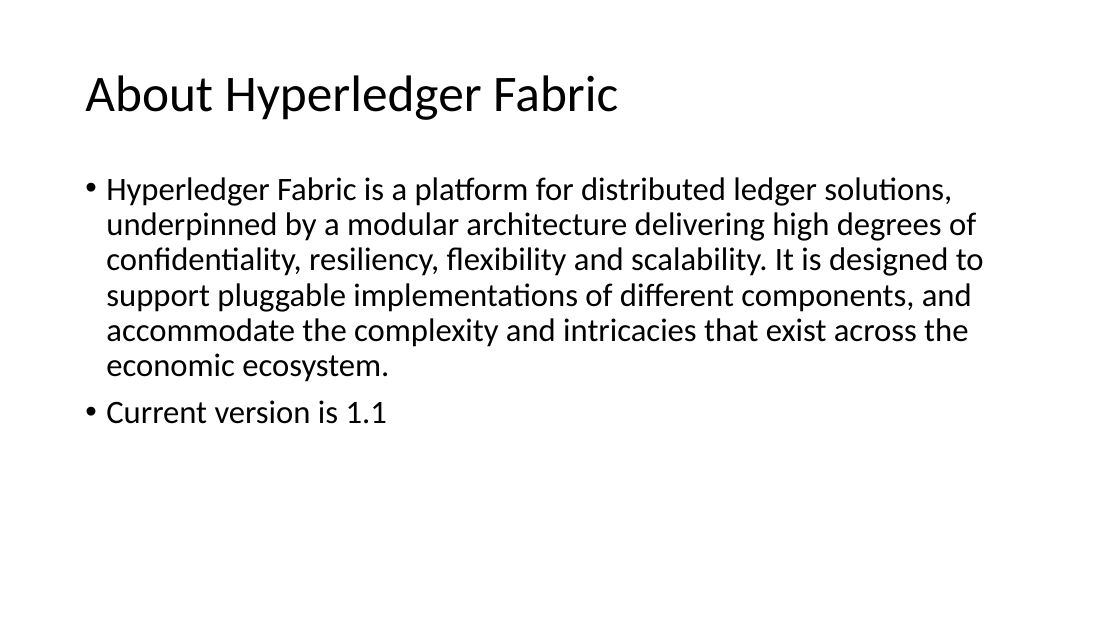
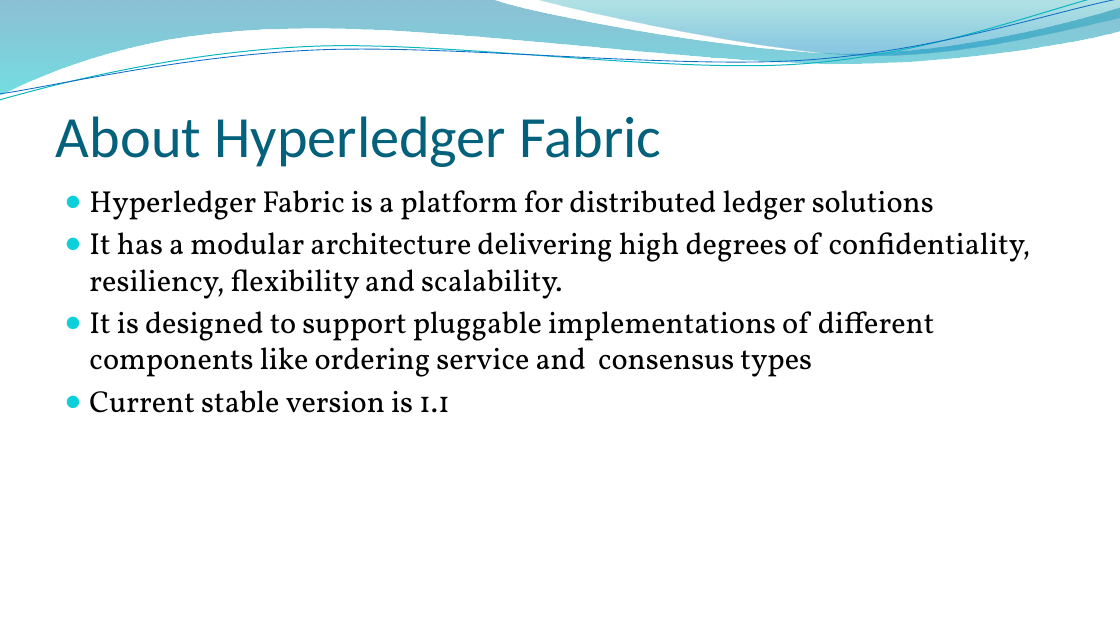
Before and after one commit to aleksamirkovic/blockchainExamples, a slide deck: slide 3 of HyperLedgerFabric.pptx. Drawn at 1120x630 pixels with LibreOffice and Linux fonts; fonts in the diff are those of the drawing; background and template pictures are left out. Boxes give left, top, right and bottom in pixels: in the first picture for what was removed or moved away, otherwise in the second. Text is boxed around its words. In the diff, an @@ line names an element or a change of style, - is before the commit and + after.

Commit message:
presentation updated

```diff
--- a/HyperLedgerFabric.pptx
+++ b/HyperLedgerFabric.pptx
@@ freeform shape added at (x1=0, y1=0, x2=1120, y2=95), fill gradient #0074A1 to #00C6CF @@
@@ freeform shape added at (x1=0, y1=0, x2=1120, y2=105), outline #0AB8BF 0.85 pt @@
@@ freeform shape added at (x1=0, y1=0, x2=1120, y2=100), outline #0F6FC6 0.75 pt @@
@@ freeform shape added at (x1=537, y1=0, x2=1120, y2=58), fill gradient #00A1A9 to #008BBF @@
@@ title "About Hyperledger Fabric" moved from (x1=85, y1=75, x2=618, y2=120) to (x1=56, y1=116, x2=661, y2=167) @@
@@ title "About Hyperledger Fabric" at (x1=56, y1=116, x2=661, y2=167): size 44 to 50 pt, text colour #000000 to #04617B; line spacing 0.9 to 1; vertical alignment middle to bottom @@
@@ text at (x1=89, y1=190, x2=1031, y2=413): text changed; size 28 to 26 pt; font Calibri to Vollkorn @@
-• Hyperledger Fabric is a platform for distributed ledger solutions, underpinned by a modular architecture delivering high degrees of confidentiality, resiliency, flexibility and scalability. It is designed to support pluggable implementations of different components, and accommodate the complexity and intricacies that exist across the economic ecosystem.
-• Current version is 1.1
+● Hyperledger Fabric is a platform for distributed ledger solutions
+● It has a modular architecture delivering high degrees of confidentiality, resiliency, flexibility and scalability.
+● It is designed to support pluggable implementations of different components like ordering service and consensus types
+● Current stable version is 1.1
```
Also in this commit, not shown: 29 other slides changed, 1 slide added, 5 slides removed.
